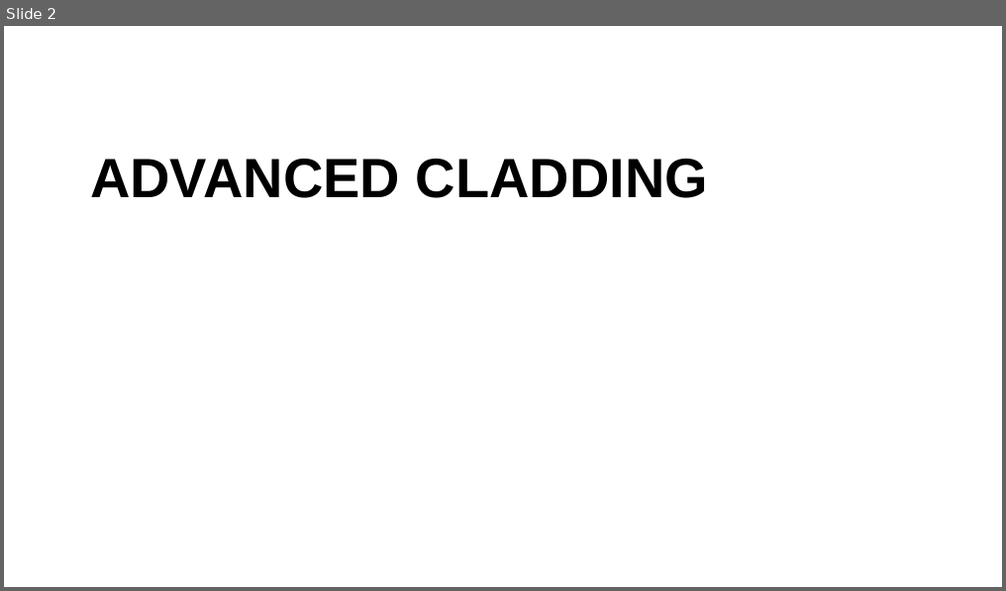
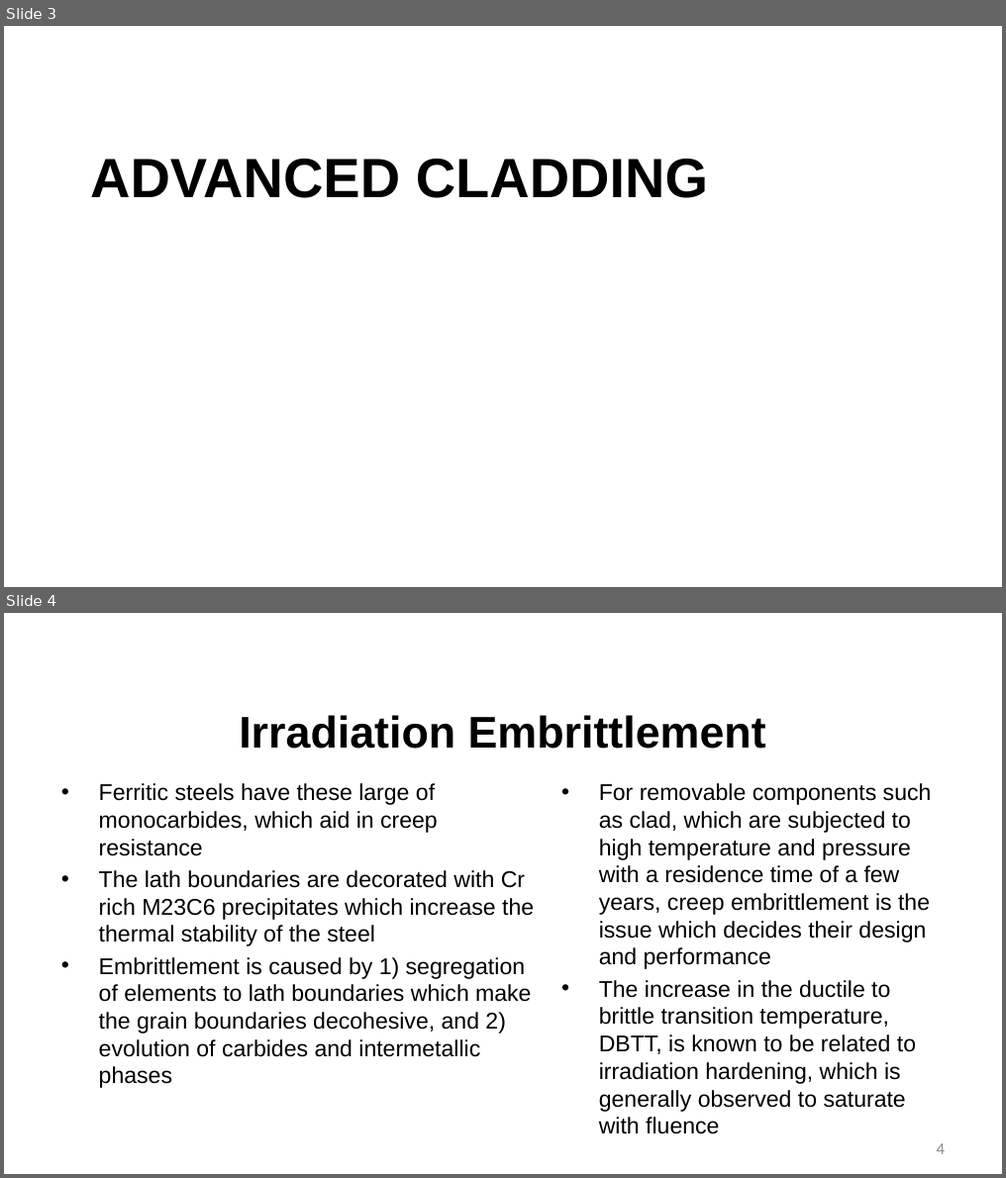
Before and after one commit to benbeeler/TEACHING, a slide deck: Advanced Reactor Materials/Lec21_AdvancedCladding.pptx. Shown one above the other, each under a label of ours: slide 2 before the commit, slides 3 and 4 after it. The pictures are 1006x591 and 1006x1178 pixels, drawn with LibreOffice and Linux fonts; fonts in the diff are those of the drawing; background and template pictures are left out. Boxes give left, top, right and bottom in pixels: in the first picture for what was removed or moved away, otherwise in the second. Text is boxed around its words. In the diff, an @@ line names an element or a change of style, - is before the commit and + after.

Commit message:
lecture 20 and 21

```diff
--- a/Advanced Reactor Materials/Lec21_AdvancedCladding.pptx
+++ b/Advanced Reactor Materials/Lec21_AdvancedCladding.pptx
@@ slide 4 added at (4,613,1002,1174), background #FFFFFF @@
@@ title added at (239,715,766,749), 42.7 pt, text #000000, bold @@
+Irradiation Embrittlement
@@ text added at (99,783,534,1088), 22 pt, text #000000 @@
+• Ferritic steels have these large of monocarbides, which aid in creep resistance
+• The lath boundaries are decorated with Cr rich M23C6 precipitates which increase the thermal stability of the steel
+• Embrittlement is caused by 1) segregation of elements to lath boundaries which make the grain boundaries decohesive, and 2) evolution of carbides and intermetallic phases
@@ text added at (599,783,932,1112), 22 pt, text #000000 @@
+• For removable components such as clad, which are subjected to high temperature and pressure with a residence time of a few years, creep embrittlement is the issue which decides their design and performance
+• The increase in the ductile to brittle transition temperature, DBTT, is known to be related to irradiation hardening, which is generally observed to saturate with fluence
@@ page number added at (937,1144,944,1155), 16 pt, text #8C8C8C @@
+4
@@ what was slide 2 is now slide 3 @@
```
Also in this commit, not shown: 2 other slides added, 1 slide removed, 1 other file.
